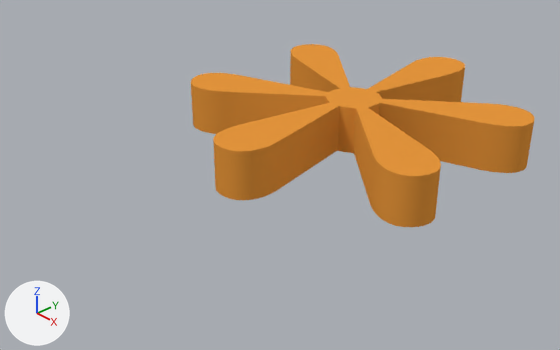
The Blender file assets/star.blend as it was, and as the next commit left it.
The view is the same before and after, from a 50 mm lens placed at (1.969, -1.446, 1.301), pointed at (-0.023, 0.421, -0.119). Arrows for +X, +Y and +Z are at lower left; the lights stay in place. Text is drawn in Blender's own font.

Objects in the first picture: 'Text'.
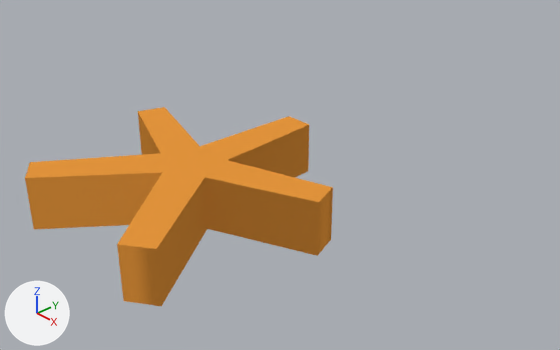
The change in detail:
Mesh me_cutext is new.
It has 60 vertices, 41 faces and spans x -0.093..0.093, y -0.095..0.095, z -0.1..0.1.
It uses material mat_material_001 (orange #e7973d).
Object 'Text' (ob_text) now shows me_cutext instead of txt_text.

Boxes [x1, y1, x2, y2] around the edits, measured in the pictures (560 x 350 px):
'Text', reshaped (10% narrower, 9% taller): before [191, 44, 535, 227]; after [25, 107, 333, 306]
